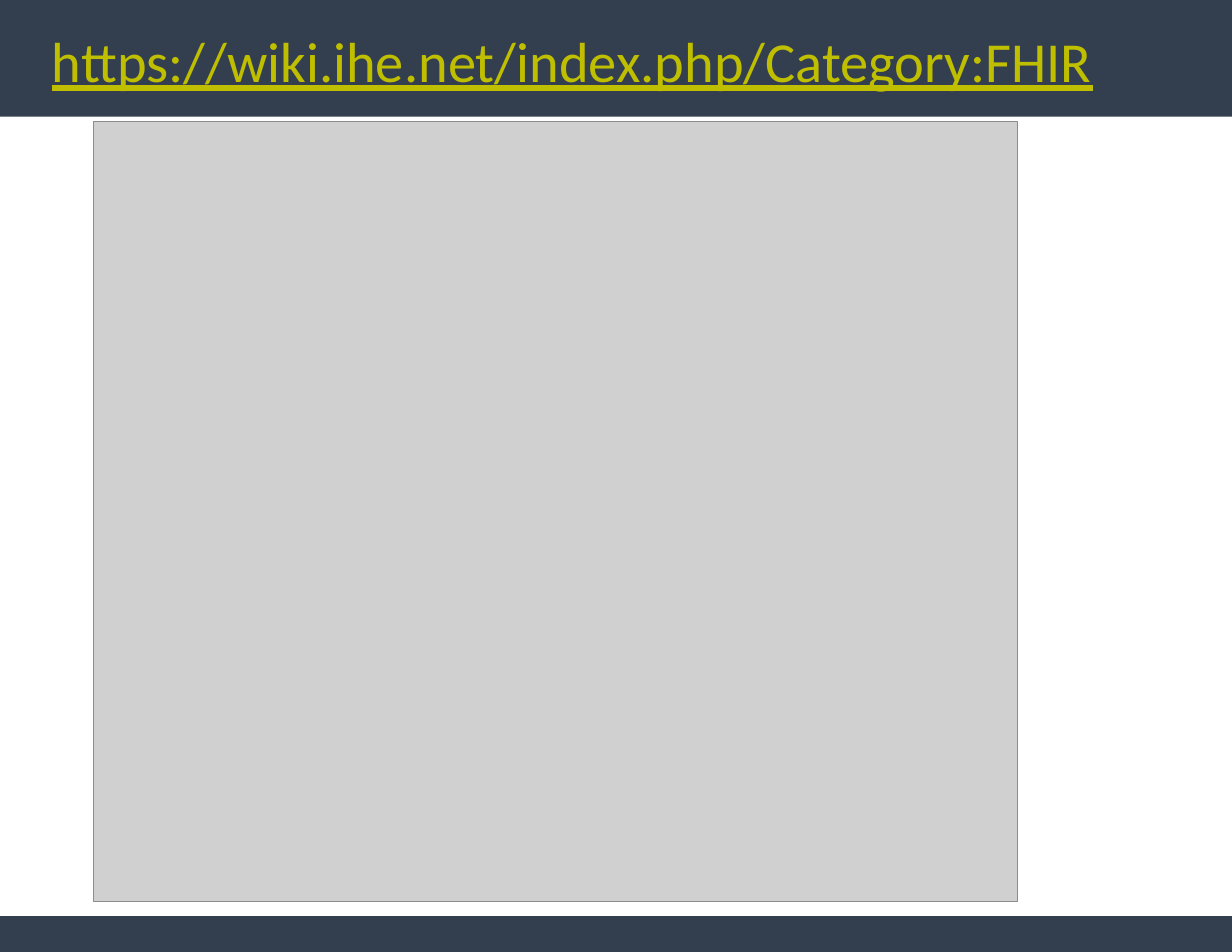
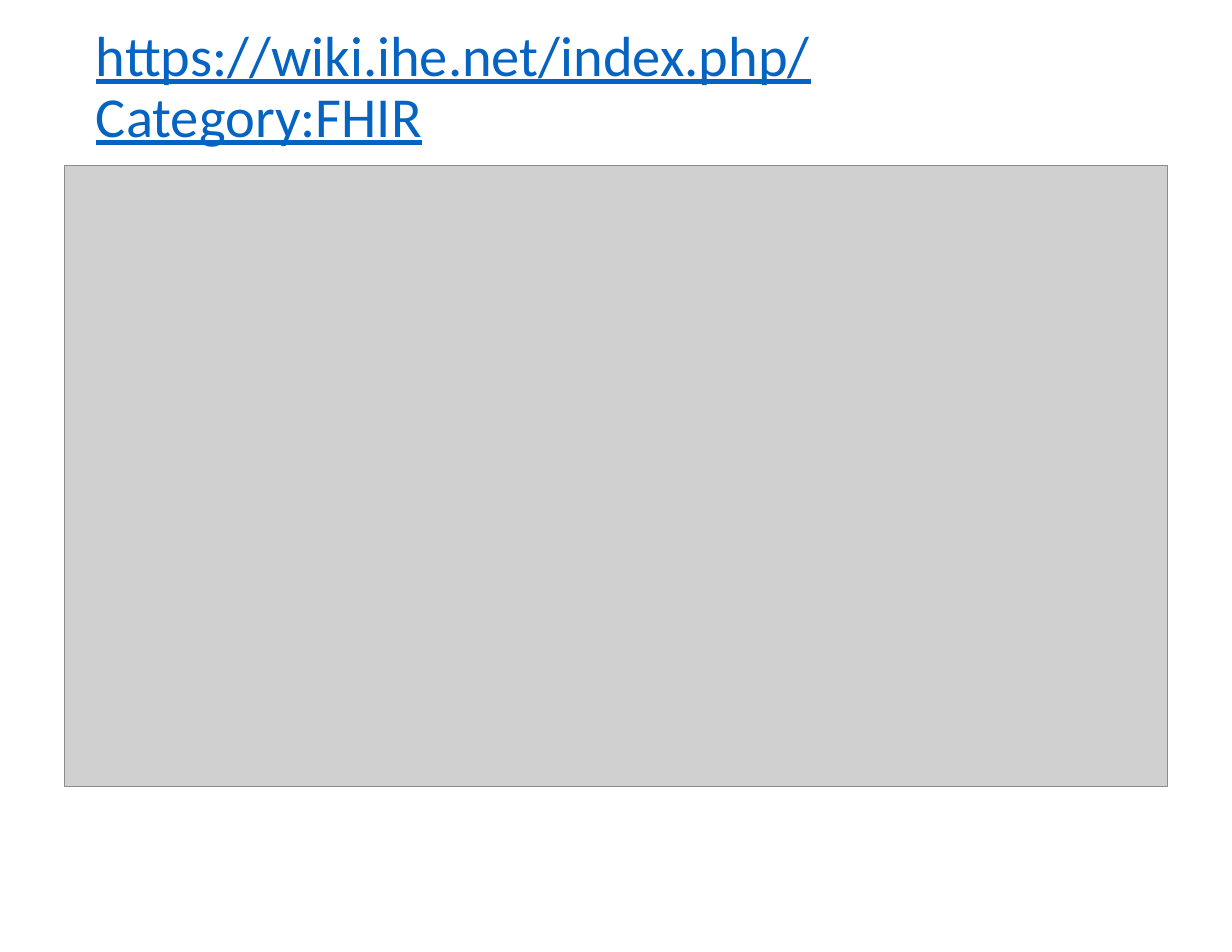
Before and after one commit to IHE/IT-Infrastructure, a slide deck: slide 5 of Presentations/IHE-FHIR-Brief.pptx. Drawn at 1232x952 pixels with LibreOffice and Linux fonts; fonts in the diff are those of the drawing; grey boxes stand for pictures. Boxes give left, top, right and bottom in pixels: in the first picture for what was removed or moved away, otherwise in the second. Text is boxed around its words. In the diff, an @@ line names an element or a change of style, - is before the commit and + after.

Commit message:
Updated IHE-FHIR-Brief and XDSonFHIR

```diff
--- a/Presentations/IHE-FHIR-Brief.pptx
+++ b/Presentations/IHE-FHIR-Brief.pptx
@@ rectangle removed at [0,0,1232,116] @@
@@ title "https://wiki.ihe.net/index.php/Category:FHIR": place and size @@
-title "https://wiki.ihe.net/index.php/Category:FHIR" at [52,43,1091,92]
+title "https://wiki.ihe.net/index.php/Category:FHIR" at [96,36,810,147]
@@ title "https://wiki.ihe.net/index.php/Category:FHIR" at [96,36,810,147]: text colour #BFBF00 to #0563C1 @@
@@ picture: place and size @@
-picture at [93,121,1017,900]
+picture at [65,166,1167,786]
@@ rectangle removed at [0,916,1232,952] @@
```
Also in this commit, not shown: 13 other slides changed, 2 slides added, 1 slide removed.
